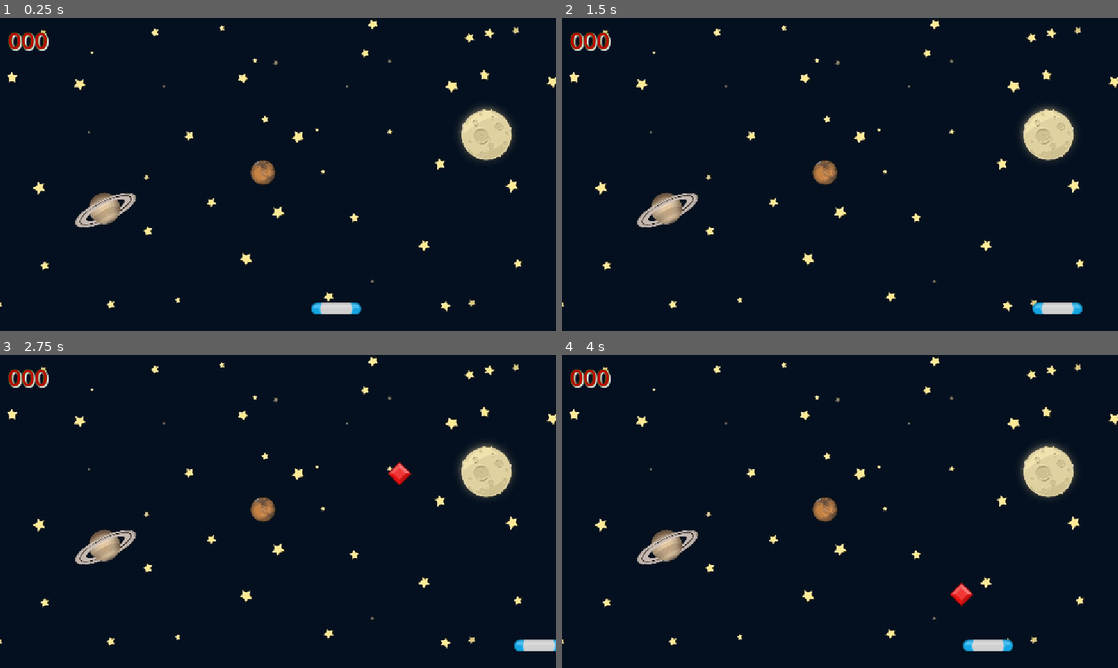
Above: before the commit, frames 1-4 (two rows, left to right).
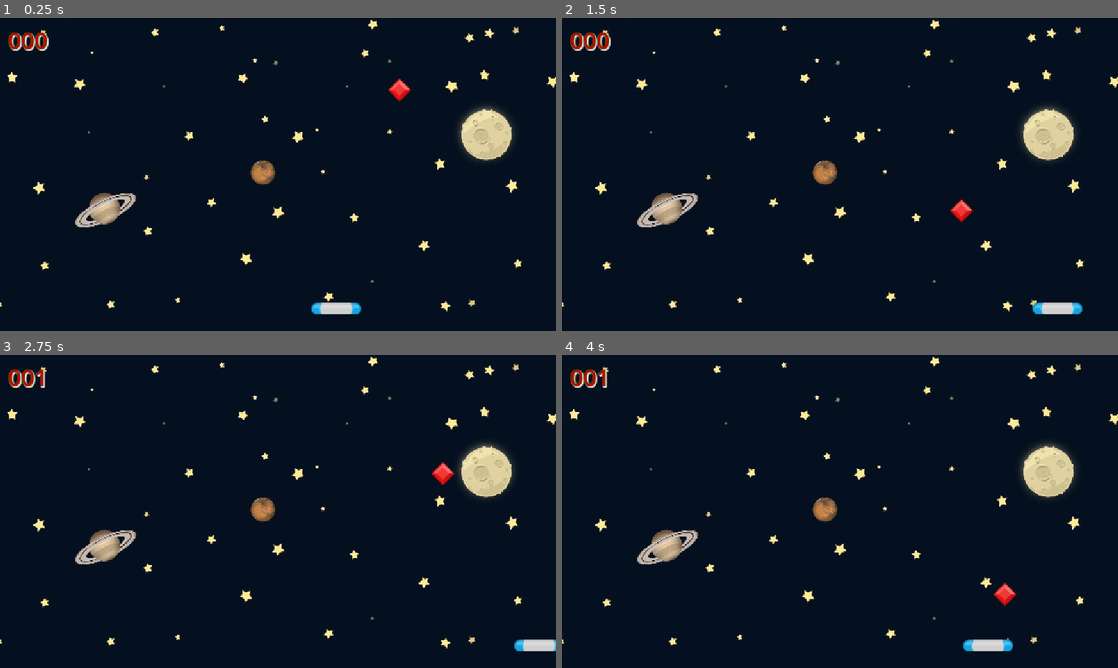
Above: after the commit, the same moments.

Repository: Sparky-turned-Coder/godot_projects
Game: Godot game, scene res://Scenes/Game/Game.tscn
Two runs of this game, one before a commit and one after it. Both use one fixed random seed, a clock stepped at 60 frames per second and the inputs below.
Inputs:
- Up to frame 1 (0.25 s): no input
- Up to frame 2 (1.5 s): hold D (move_right) 0.53-1.28 s; hold A (move_left) from 1.28 s (still down)
- Up to frame 3 (2.75 s): release A (move_left) at 2.03 s; hold D (move_right) from 2.03 s (still down)
- Up to frame 4 (4 s): release D (move_right) at 3.53 s; hold A (move_left) from 3.53 s (still down)

The runs differ from the first frame. In frame 1, 0.2% of the frame differs, in the area x 69-74%, y 19-27%; in frame 2, 0.2%; in frame 3, 0.5%; in frame 4, 0.5%, in the area x 6-82%, y 4-81%.

Commit message:
next lesson coming

Diff:
--- a/Scenes/Game/Game.gd
+++ b/Scenes/Game/Game.gd
@@ -1,4 +1,6 @@
 extends Node2D
+
+class_name Game
 
 const EXPLODE = preload("res://assets/explode.wav")
 const GEM = preload("res://Scenes/Gems/Gem.tscn") # Drag and dropped gem.tscn into our script to create a const
@@ -8,18 +10,28 @@
 @onready var paddle: Area2D = $Paddle
 @onready var score_sound: AudioStreamPlayer2D = $ScoreSound
 @onready var sound: AudioStreamPlayer = $Sound
-@onready var score_label: Label = $ScoreLabel
+@onready var score_label: Label = $ScoreLabel # Introduced during READY phase
 
-var _score_value: int = 0
+var _score_value: int = 0  # Introduced during INIT phase
+static var _vp_r: Rect2 # Shorter way to get and call 'get_viewport_rect()'. static makes it accessible from other scenes
 
+static func get_vpr() -> Rect2:
+	return _vp_r
+
+func _ready() -> void:
+	update_vp()
+	get_viewport().size_changed.connect(update_vp) # updates window size and returns it
+	spawn_gem()
+
+func update_vp() -> void:
+	_vp_r = get_viewport_rect()
 
 func spawn_gem() -> void:
 	var new_gem: Gem = GEM.instantiate()
-	var x_pos: float = randf_range(get_viewport_rect().position.x + MARGIN, get_viewport_rect().end.x - MARGIN)
+	var x_pos: float = randf_range(_vp_r.position.x + MARGIN, _vp_r.end.x - MARGIN)
 	new_gem.position = Vector2(x_pos, MARGIN)
 	new_gem.gem_off_screen.connect(_on_gem_off_screen)
 	add_child(new_gem)
-
 
 func stop_all() -> void:
 	sound.stop()
@@ -31,7 +43,6 @@
 		if child is Gem:
 			child.set_process(false)
 
-
 func _on_paddle_area_entered(area: Area2D) -> void:
 	print("Game:: collision ", area)
 	_score_value += 1
@@ -40,10 +51,8 @@
 		score_sound.position = area.position
 		score_sound.play()
 
-
 func _on_gem_off_screen() -> void:
 	stop_all()
 
-
 func _on_timer_timeout() -> void:
 	spawn_gem()
--- a/Scenes/Gems/Gem.gd
+++ b/Scenes/Gems/Gem.gd
@@ -4,13 +4,12 @@
 
 signal gem_off_screen
 
-
 const SPEED: float = 200.0
 
 # Called when the node enters the scene tree for the first time.
 func _ready() -> void:
+	pass
 	# DisplayServer.window_set_position(Vector2(300, 300))  # Attempted to have project window open in different monitor
-	pass # Replace with function body.
 
 # Called every frame. 'delta' is the elapsed time since the previous frame.
 func _process(delta: float) -> void:
@@ -18,9 +17,9 @@
 # Gems falls down the screen
 	position.y += SPEED * delta
 
-	if position.y > get_viewport_rect().end.y:  # This grabs the bottom of the viewport instead of creating a magic number
+	if position.y > Game.get_vpr().end.y:  # This grabs the bottom of the viewport instead of creating a magic number
 		emit_signal("gem_off_screen") # Or: gem_off_screen.emit()
-		print("Gem falls off.")
+		print("Game Over.")
 		die()
 
 func die() -> void:   # Later, if you want to make a fancy animation when you die, it would go here, in your DIE function
--- a/Scenes/Paddle/Paddle.gd
+++ b/Scenes/Paddle/Paddle.gd
@@ -6,7 +6,7 @@
 
 # Called when the node enters the scene tree for the first time.
 func _ready() -> void:
-	pass # Replace with function body.
+	pass
 
 # Called every frame. 'delta' is the elapsed time since the previous frame.
 func _process(delta: float) -> void:
@@ -19,7 +19,7 @@
 	var movement: float = Input.get_axis("move_left", "move_right")
 	position.x += SPEED * delta * movement
 
-	position.x = clampf(position.x, get_viewport_rect().position.x, get_viewport_rect().end.x)
+	position.x = clampf(position.x, Game._vp_r.position.x, Game._vp_r.end.x)
 
 func _on_area_entered(area: Area2D) -> void:
 	print("_on_area_entered from Paddle Definition.")
--- /dev/null
+++ b/Scripting/Basics.gd
@@ -0,0 +1,5 @@
+@tool
+extends EditorScript
+
+func _run() -> void:  # A colon after the cuntion indicates a 'code block' will follow
+	print("Hello, World.")
Not shown, added: Scripting/Basics.gd.uid
